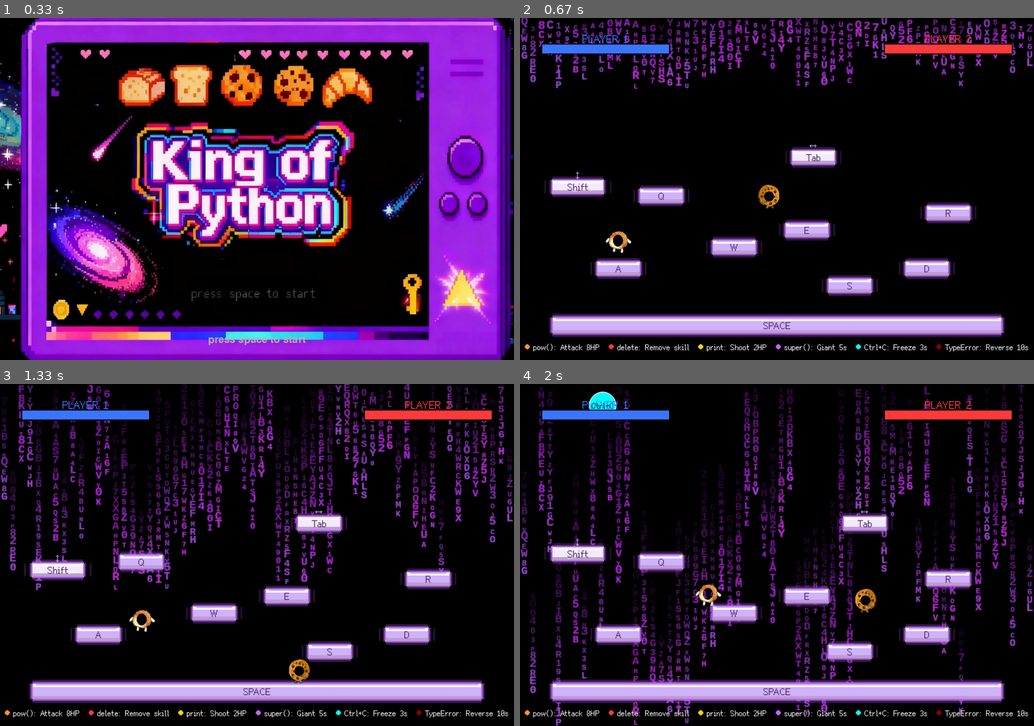
Above: before the commit, frames 1-4 (two rows, left to right).
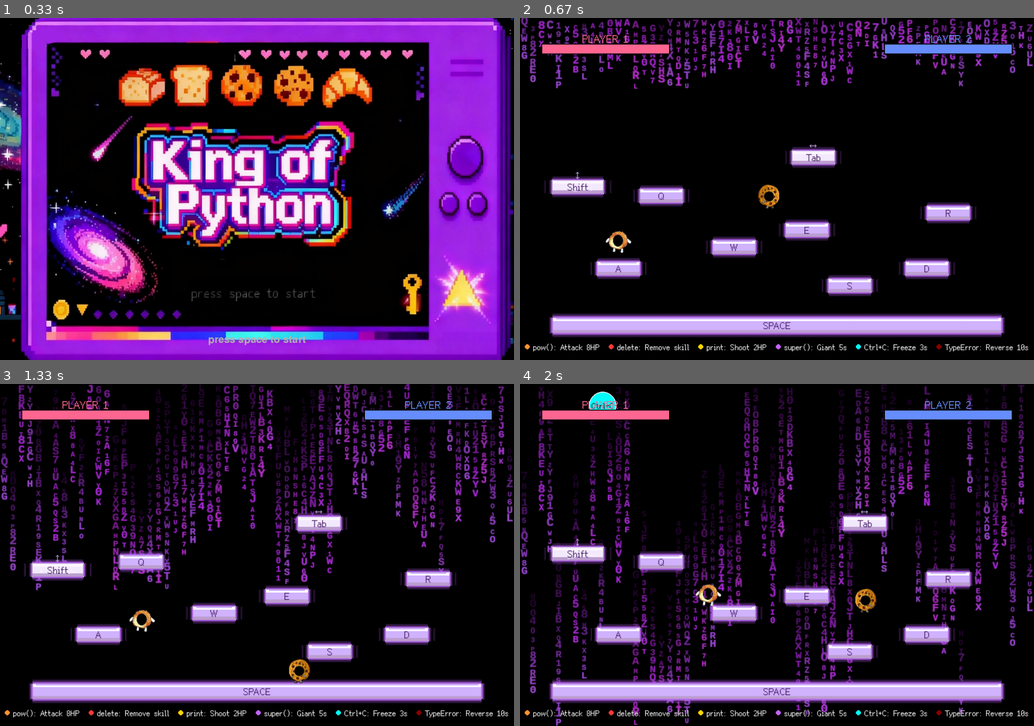
Above: after the commit, the same moments.

Repository: xueyu-coco/King-of-Python
Game: pygame game, started from main.py
Two runs of this game, one before a commit and one after it. Both use one fixed random seed, a clock stepped at 60 frames per second and the inputs below.
Inputs:
- Up to frame 1 (0.33 s): no input
- Up to frame 2 (0.67 s): tap S at 0.33 s
- Up to frame 3 (1.33 s): tap A at 0.67 s; hold Right from 1 s (still down); hold D from 1 s (still down)
- Up to frame 4 (2 s): release Right at 1.47 s; release D at 1.47 s; hold Up 1.5-1.8 s; hold W 1.5-1.8 s; hold Right from 1.83 s (still down); hold D from 1.83 s (still down)

Frame 1 is identical in both runs. In frame 2, 1.5% of the frame differs, in the area x 4-96%, y 5-11%; in frame 3, 1.5%; in frame 4, 1.5%.

Commit message:
ui: set player1 HP/name color to (255,104,147) and player2 to (104,143,255)

Diff:
--- a/main.py
+++ b/main.py
@@ -88,11 +88,13 @@
     p1_x = 50
     pygame.draw.rect(screen, GRAY, (p1_x, hp_bar_y, hp_bar_width, hp_bar_height))
     hp1_width = int((player1.hp / player1.max_hp) * hp_bar_width)
-    pygame.draw.rect(screen, player1.color, (p1_x, hp_bar_y, hp1_width, hp_bar_height))
+    # 使用指定颜色 (255, 104, 147) 显示玩家1 血条与名称
+    p1_color = (255, 104, 147)
+    pygame.draw.rect(screen, p1_color, (p1_x, hp_bar_y, hp1_width, hp_bar_height))
     pygame.draw.rect(screen, BLACK, (p1_x, hp_bar_y, hp_bar_width, hp_bar_height), 2)
 
     name1 = "PLAYER 1"
-    p1_text = font_small.render(name1, True, player1.color)
+    p1_text = font_small.render(name1, True, p1_color)
     if p1_text.get_width() > hp_bar_width:
         small_font = pygame.font.Font(None, 20)
         p1_text = small_font.render(name1, True, player1.color)
@@ -114,13 +116,15 @@
     p2_x = WIDTH - 50 - hp_bar_width
     pygame.draw.rect(screen, GRAY, (p2_x, hp_bar_y, hp_bar_width, hp_bar_height))
     hp2_width = int((player2.hp / player2.max_hp) * hp_bar_width)
+    # 使用指定颜色 (104, 143, 255) 显示玩家2 血条与名称
+    p2_color = (104, 143, 255)
     # 血条右对齐，扣血时从左边消失
     hp2_start_x = p2_x + (hp_bar_width - hp2_width)
-    pygame.draw.rect(screen, player2.color, (hp2_start_x, hp_bar_y, hp2_width, hp_bar_height))
+    pygame.draw.rect(screen, p2_color, (hp2_start_x, hp_bar_y, hp2_width, hp_bar_height))
     pygame.draw.rect(screen, BLACK, (p2_x, hp_bar_y, hp_bar_width, hp_bar_height), 2)
 
     name2 = "PLAYER 2"
-    p2_text = font_small.render(name2, True, player2.color)
+    p2_text = font_small.render(name2, True, p2_color)
     if p2_text.get_width() > hp_bar_width:
         small_font = pygame.font.Font(None, 20)
         p2_text = small_font.render(name2, True, player2.color)
